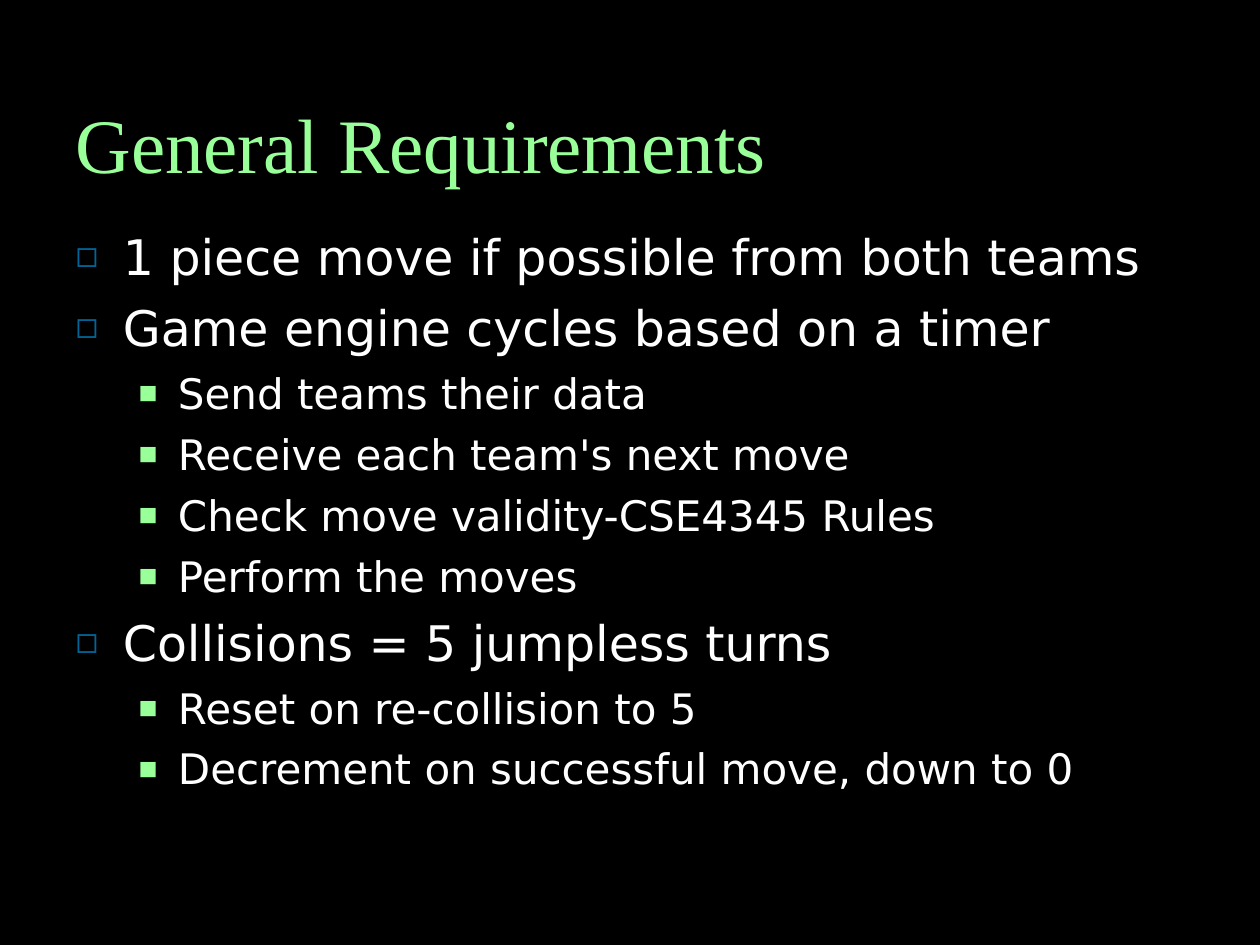
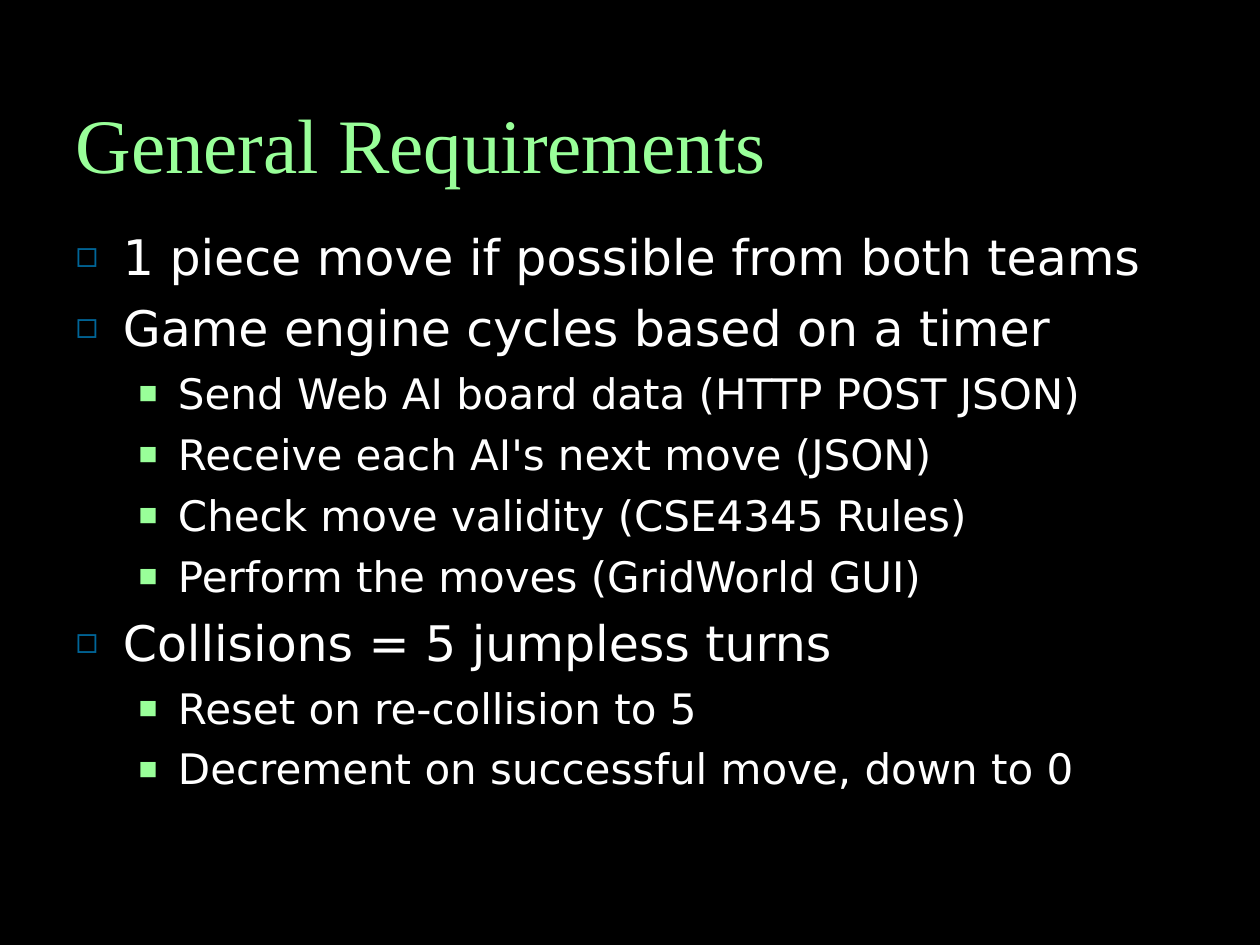
Before and after one commit to vipulkohli/JHalma, a slide deck: slide 2 of JHalmaPres.ppt. Drawn at 1260x945 pixels with LibreOffice and Linux fonts; fonts in the diff are those of the drawing. Boxes give left, top, right and bottom in pixels: in the first picture for what was removed or moved away, otherwise in the second. Text is boxed around its words. In the diff, an @@ line names an element or a change of style, - is before the commit and + after.

Commit message:
updated pres & 1 piece at a time

```diff
--- a/JHalmaPres.ppt
+++ b/JHalmaPres.ppt
@@ text at [178, 377, 1080, 598]: text changed @@
-  ■ Send teams their data
-  ■ Receive each team's next move
-  ■ Check move validity-CSE4345 Rules
-  ■ Perform the moves
+  ■ Send Web AI board data (HTTP POST JSON)
+  ■ Receive each AI's next move (JSON)
+  ■ Check move validity (CSE4345 Rules)
+  ■ Perform the moves (GridWorld GUI)
```
